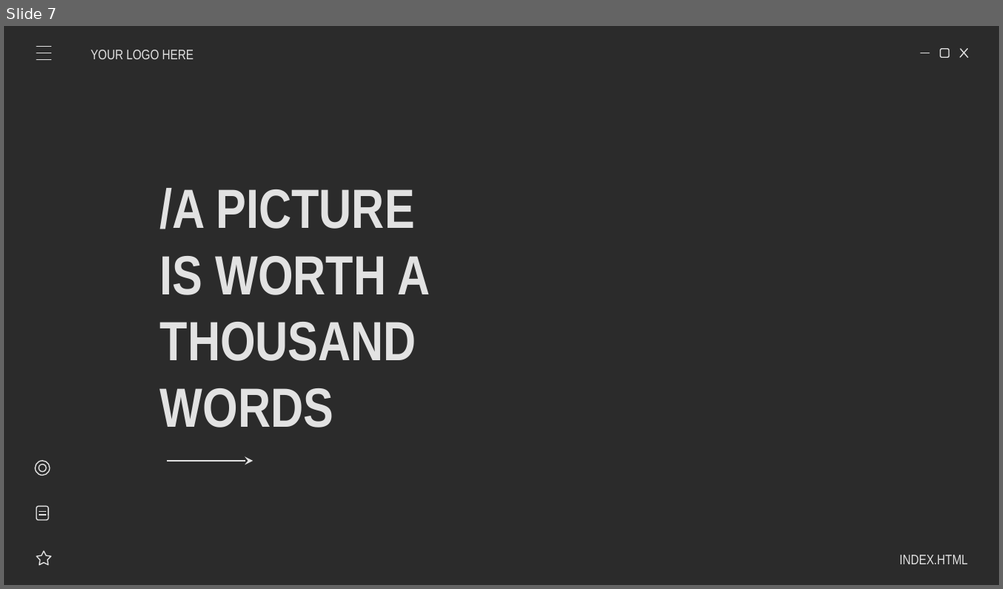
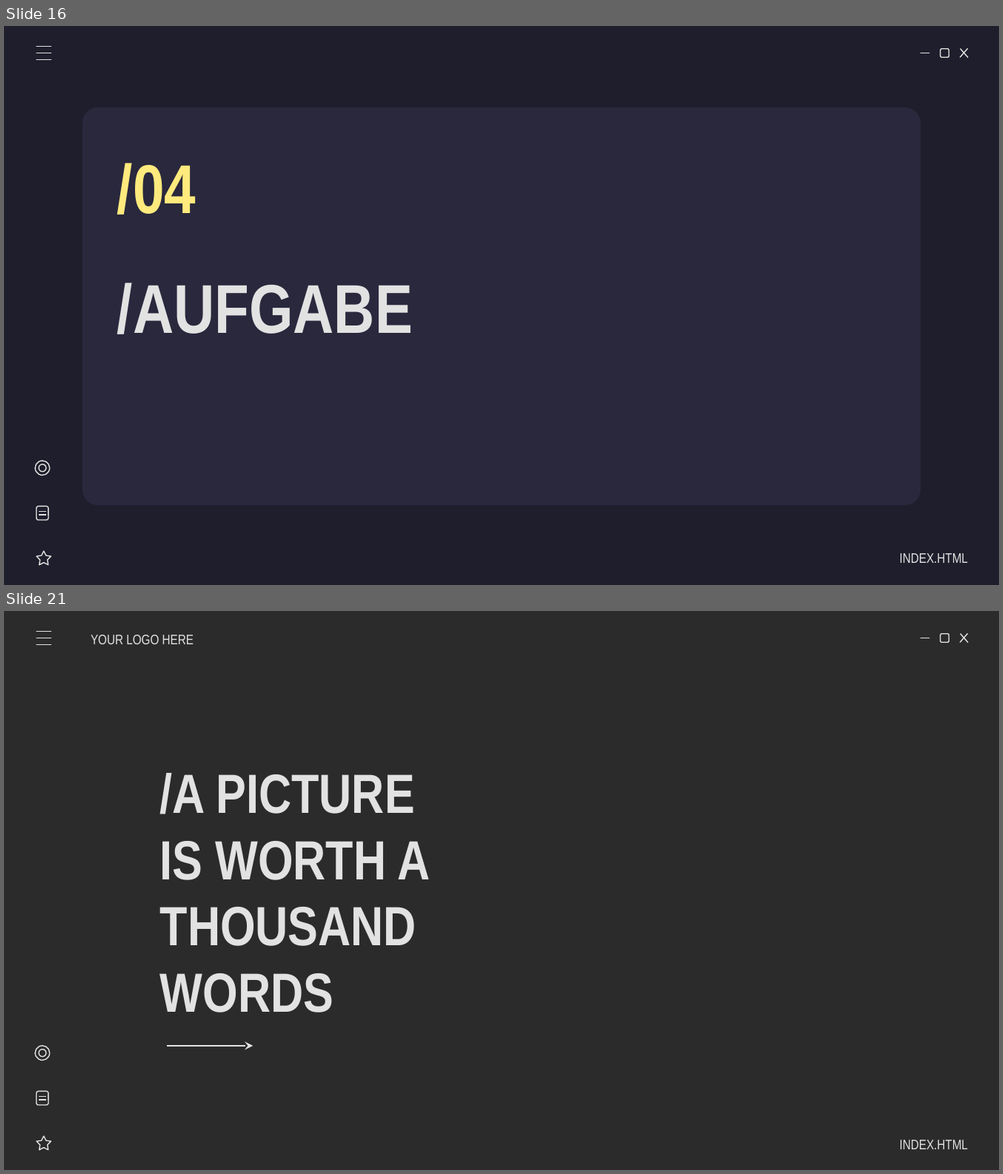
Before and after one commit to AlexanderSchallmeiner/Verhaltensdiagramme, a slide deck: Lukas Stranzinger/FlussdiagrammeV0.1.ppsx. Shown one above the other, each under a label of ours: slide 7 before the commit, slides 16 and 21 after it; the slides between them are not shown. The pictures are 1003x589 and 1003x1174 pixels, drawn with LibreOffice and Linux fonts; fonts in the diff are those of the drawing; background and template pictures are left out; a plain dark background stands for a picture behind light text. Boxes give left, top, right and bottom in pixels: in the first picture for what was removed or moved away, otherwise in the second. Text is boxed around its words. In the diff, an @@ line names an element or a change of style, - is before the commit and + after.

```diff
--- a/Lukas Stranzinger/FlussdiagrammeV0.1.ppsx
+++ b/Lukas Stranzinger/FlussdiagrammeV0.1.ppsx
@@ slide 16 added at <box>4,26,999,585</box>, background #1E1E2C; not listed: 4 template elements that a slide beside it also shows @@
@@ line added from (37, 47) to (51, 47), #E2E2E2 0.75 pt @@
@@ line added from (37, 60) to (51, 60), #E2E2E2 0.75 pt @@
@@ line added from (37, 53) to (51, 53), #E2E2E2 0.75 pt @@
@@ rounded rectangle added at <box>82,107,921,506</box>, fill #29283D @@
@@ title added at <box>117,163,196,215</box>, 50 pt, text #FFEA7D, bold @@
+/04
@@ title added at <box>117,283,412,335</box>, 50 pt, text #E2E2E2, bold @@
+/AUFGABE
@@ group added at <box>35,460,52,565</box>: 2 lines, 2 ellipses, 1 star, 1 rounded rectangle @@
@@ subtitle added at <box>899,554,967,563</box>, 10 pt, text #E2E2E2, bold @@
+INDEX.HTML
@@ what was slide 7 is now slide 21 @@
```
Also in this commit, not shown: 4 slides changed, 15 other slides added, 3 slides removed.
